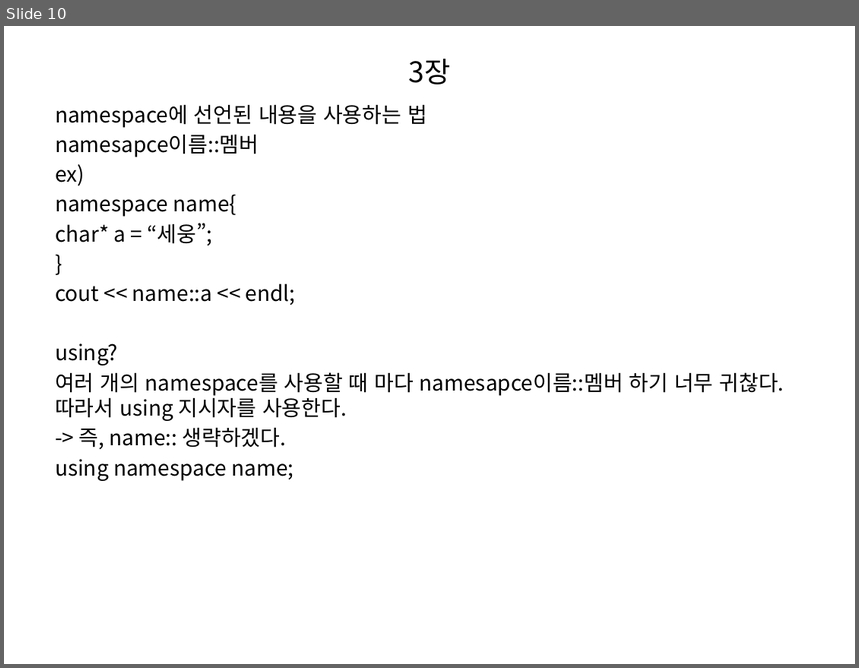
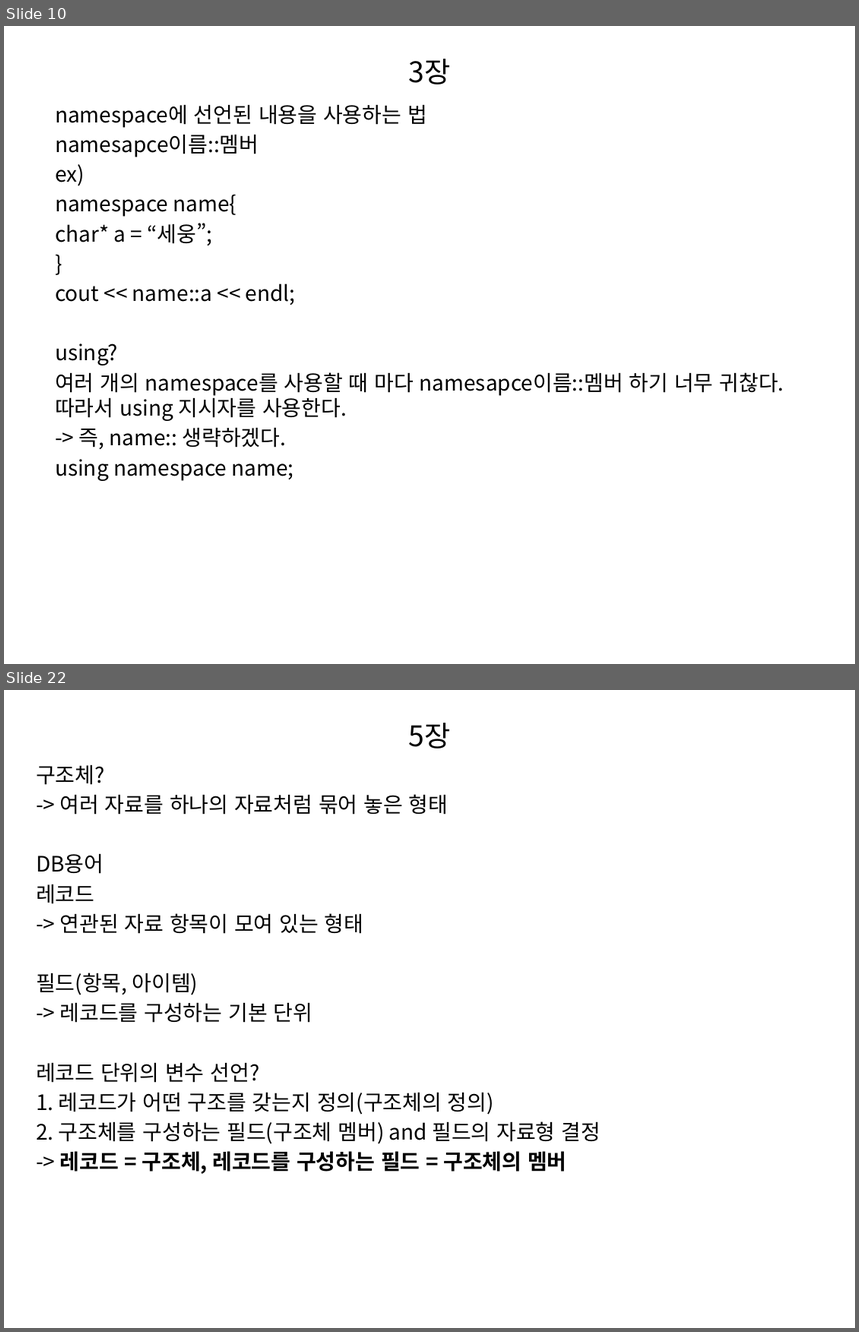
Before and after one commit to ssosee/C-study, a slide deck: C++ STUDY.pptx. Shown one above the other, each under a label of ours: slide 10 before the commit, slides 10 and 22 after it; the slides between them are not shown. The pictures are 859x668 and 859x1332 pixels, drawn with LibreOffice and Linux fonts; fonts in the diff are those of the drawing. Boxes give left, top, right and bottom in pixels: in the first picture for what was removed or moved away, otherwise in the second. Text is boxed around its words. In the diff, an @@ line names an element or a change of style, - is before the commit and + after.

```diff
--- a/C++ STUDY.pptx
+++ b/C++ STUDY.pptx
@@ slide 22 added at (x1=4, y1=690, x2=855, y2=1328), background #FFFFFF @@
@@ title added at (x1=408, y1=723, x2=450, y2=749), 24 pt, text #000000 @@
+5장
@@ text added at (x1=36, y1=765, x2=601, y2=1174), 18 pt, text #000000 @@
+구조체?
+-> 여러 자료를 하나의 자료처럼 묶어 놓은 형태
+DB용어
+레코드
+-> 연관된 자료 항목이 모여 있는 형태
+필드(항목, 아이템)
+-> 레코드를 구성하는 기본 단위
+레코드 단위의 변수 선언?
+1. 레코드가 어떤 구조를 갖는지 정의(구조체의 정의)
+2. 구조체를 구성하는 필드(구조체 멤버) and 필드의 자료형 결정
+-> 레코드 = 구조체, 레코드를 구성하는 필드 = 구조체의 멤버
```
Also in this commit, not shown: 3 slides changed, 88 other slides added, 1 slide removed.
